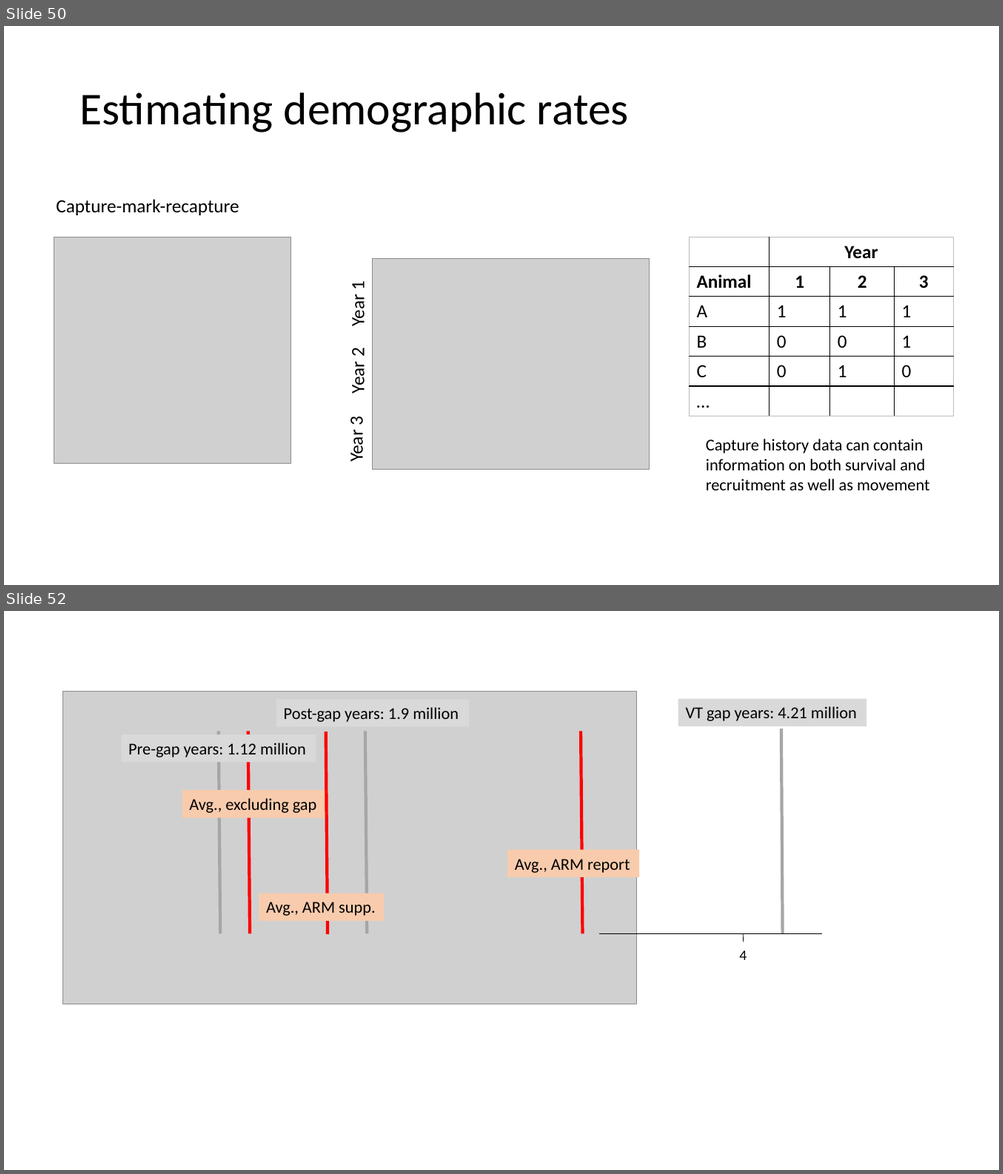
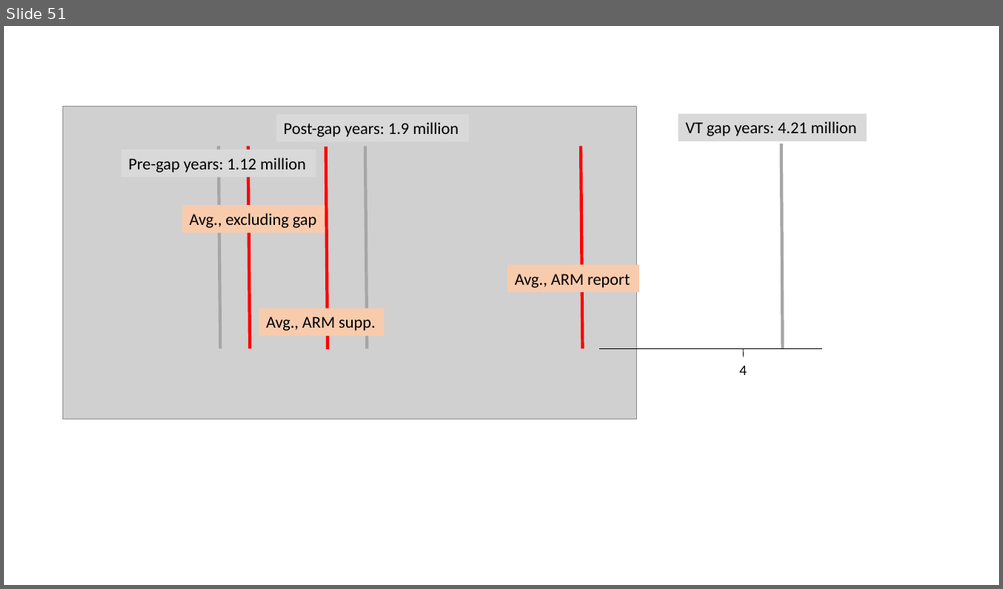
Before and after one commit to kevintshoemaker/NRES-470, a slide deck: REKN2.pptx. Shown one above the other, each under a label of ours: slides 50 and 52 before the commit, slide 51 after it; the slides between them are not shown. The pictures are 1003x1174 and 1003x589 pixels, drawn with LibreOffice and Linux fonts; fonts in the diff are those of the drawing; grey boxes stand for pictures. Boxes give left, top, right and bottom in pixels: in the first picture for what was removed or moved away, otherwise in the second. Text is boxed around its words. In the diff, an @@ line names an element or a change of style, - is before the commit and + after.

```diff
--- a/REKN2.pptx
+++ b/REKN2.pptx
@@ slide 50 removed at [4, 26, 999, 585], background #FFFFFF @@
@@ title removed at [79, 93, 629, 133] @@
-Estimating demographic rates
@@ rectangle removed at [871, 150, 989, 281] @@
@@ text removed at [56, 199, 239, 215] @@
-Capture-mark-recapture
@@ picture removed at [54, 237, 291, 464] @@
@@ table removed at [689, 237, 952, 416], 6 rows, 4 columns @@
- | Year |  | 
-Animal | 1 | 2 | 3
-A | 1 | 1 | 1
-B | 0 | 0 | 1
-C | 0 | 1 | 0
-… |  |  | 
@@ group removed at [345, 259, 649, 470]: 3 texts, 1 picture @@
-Year 1
-Year 2
-Year 3
@@ text removed at [706, 439, 929, 491] @@
-Capture history data can contain information on both survival and recruitment as well as movement
@@ what was slide 52 is now slide 51 @@
```
Also in this commit, not shown: 4 slides changed, 9 slides added, 28 other slides removed, 3 other files.
